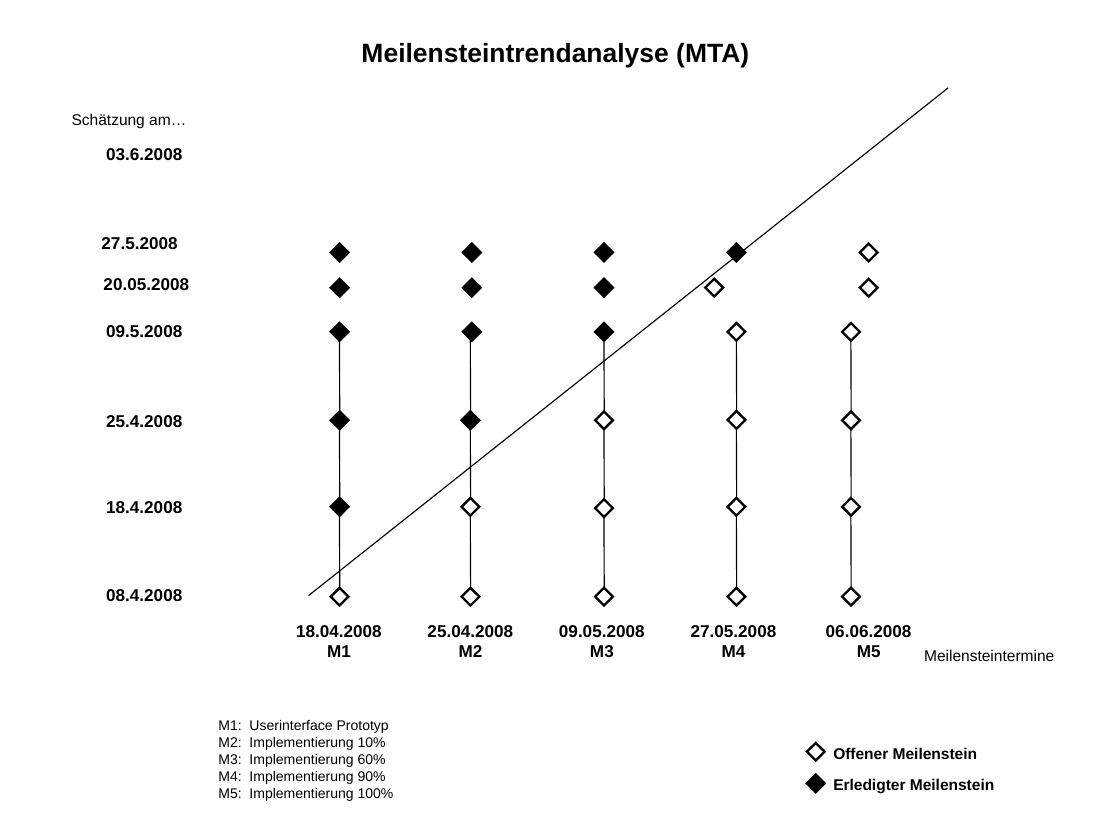
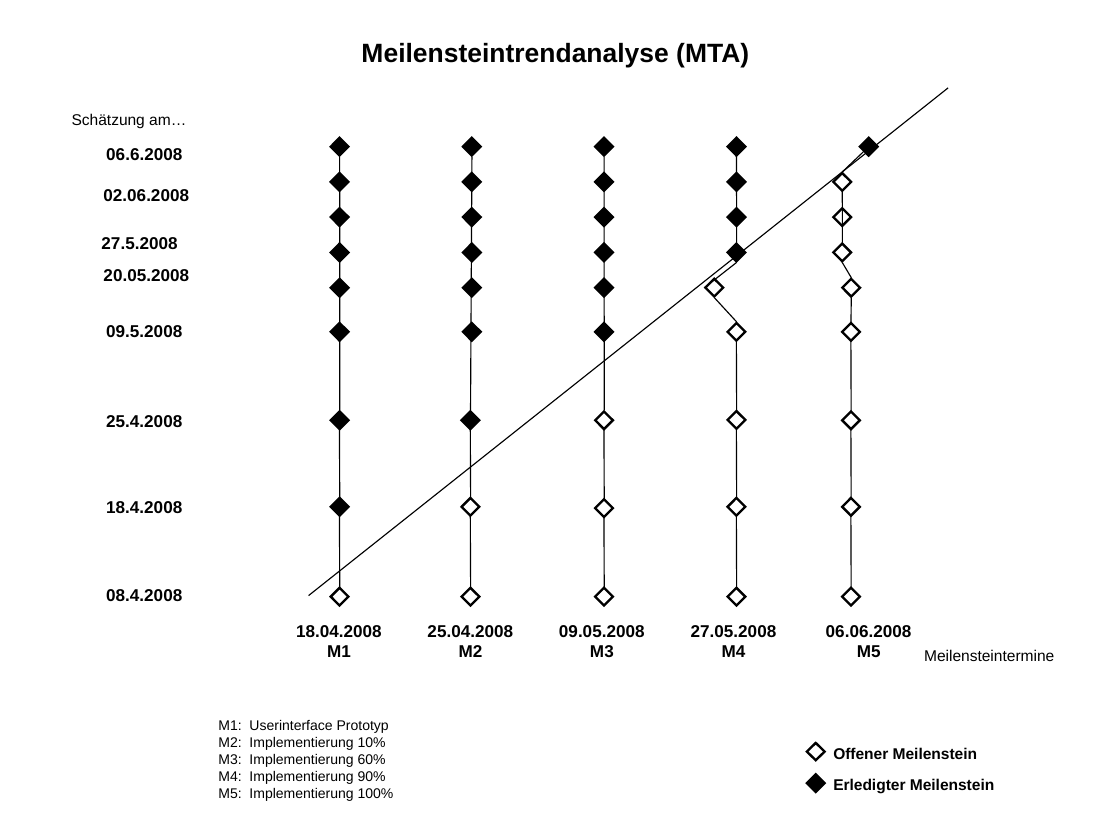
Before and after one commit to BackupTheBerlios/ticketline4032-svn, a slide deck: slide 1 of trunk/Dokumente/Allgemein/Projektmanagement/Meilensteintrendanalyse/Meilensteintrendanalyse.ppt. Drawn at 1120x840 pixels with LibreOffice and Linux fonts; fonts in the diff are those of the drawing. Boxes give left, top, right and bottom in pixels: in the first picture for what was removed or moved away, otherwise in the second. Text is boxed around its words. In the diff, an @@ line names an element or a change of style, - is before the commit and + after.

```diff
--- a/trunk/Dokumente/Allgemein/Projektmanagement/Meilensteintrendanalyse/Meilensteintrendanalyse.ppt
+++ b/trunk/Dokumente/Allgemein/Projektmanagement/Meilensteintrendanalyse/Meilensteintrendanalyse.ppt
@@ text at (106,148,182,160): text changed @@
-03.6.2008
+06.6.2008
@@ diamond added at (330,138,348,156), fill #000000, outline #000000 1.5 pt @@
@@ diamond added at (463,138,480,156), fill #000000, outline #000000 1.5 pt @@
@@ diamond added at (595,138,613,156), fill #000000, outline #000000 1.5 pt @@
@@ diamond added at (728,138,746,156), fill #000000, outline #000000 1.5 pt @@
@@ line added from (737, 137) to (737, 261), #000000 0.74 pt @@
@@ line added from (869, 147) to (842, 172), #000000 0.74 pt @@
@@ diamond added at (860,138,878,156), fill #000000, outline #000000 1.5 pt @@
@@ diamond added at (330,174,348,192), fill #000000, outline #000000 1.5 pt @@
@@ line moved from (339, 340) - (339, 411) to (339, 157) - (339, 410) @@
@@ diamond added at (463,174,480,192), fill #000000, outline #000000 1.5 pt @@
@@ line moved from (470, 340) - (470, 411) to (472, 157) - (470, 410) @@
@@ diamond added at (595,174,613,192), fill #000000, outline #000000 1.5 pt @@
@@ line moved from (604, 340) - (604, 411) to (604, 157) - (604, 410) @@
@@ diamond added at (728,174,746,192), fill #000000, outline #000000 1.5 pt @@
@@ diamond added at (833,174,851,192), fill #FFFFFF, outline #000000 1.5 pt @@
@@ text added at (103,189,189,201), 11 pt, text #000000, bold @@
+02.06.2008
@@ diamond added at (330,208,348,226), fill #000000, outline #000000 1.5 pt @@
@@ diamond added at (463,208,480,226), fill #000000, outline #000000 1.5 pt @@
@@ diamond added at (595,208,613,226), fill #000000, outline #000000 1.5 pt @@
@@ diamond added at (728,208,746,226), fill #000000, outline #000000 1.5 pt @@
@@ diamond added at (833,208,851,226), fill #FFFFFF, outline #000000 1.5 pt @@
@@ line added from (842, 190) to (842, 243), #000000 0.74 pt @@
@@ text "20.05.2008": place and size @@
-text "20.05.2008" at (103,278,189,290)
+text "20.05.2008" at (103,269,189,281)
@@ line added from (704, 288) to (737, 262), #000000 0.74 pt @@
@@ diamond: place and size @@
-diamond at (860,244,878,262)
+diamond at (833,244,851,262)
@@ line added from (842, 262) to (851, 278), #000000 0.74 pt @@
@@ line added from (715, 298) to (737, 321), #000000 0.74 pt @@
@@ diamond: place and size @@
-diamond at (860,279,878,297)
+diamond at (842,279,860,297)
@@ line added from (851, 298) to (851, 321), #000000 0.74 pt @@
```
